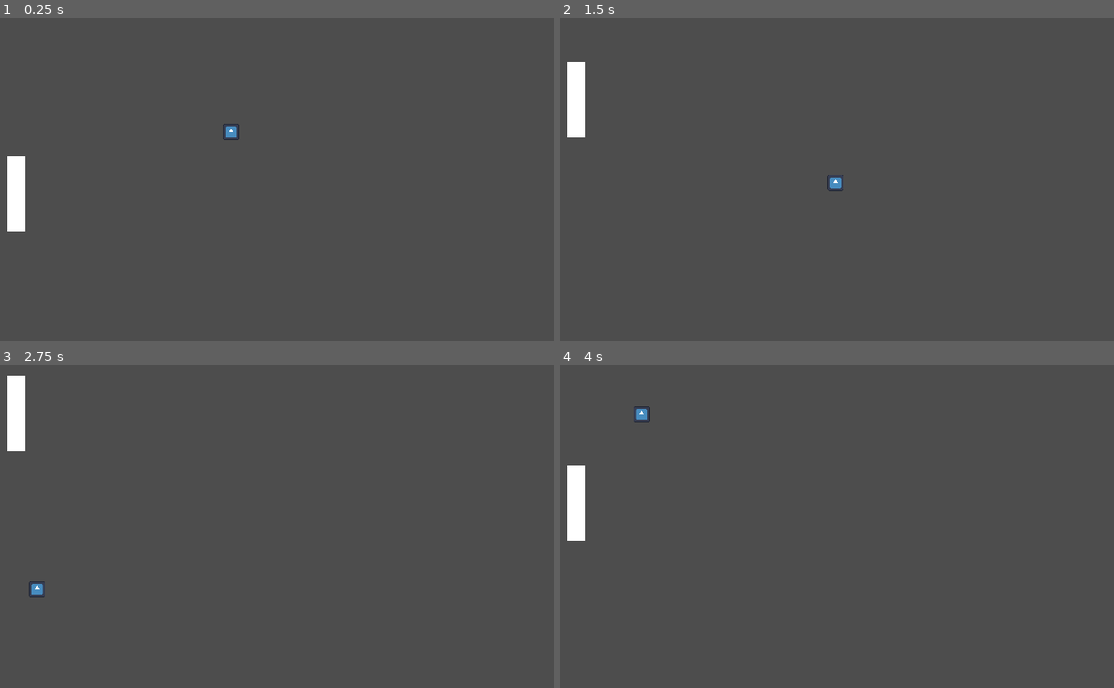
Above: before the commit, frames 1-4 (two rows, left to right).
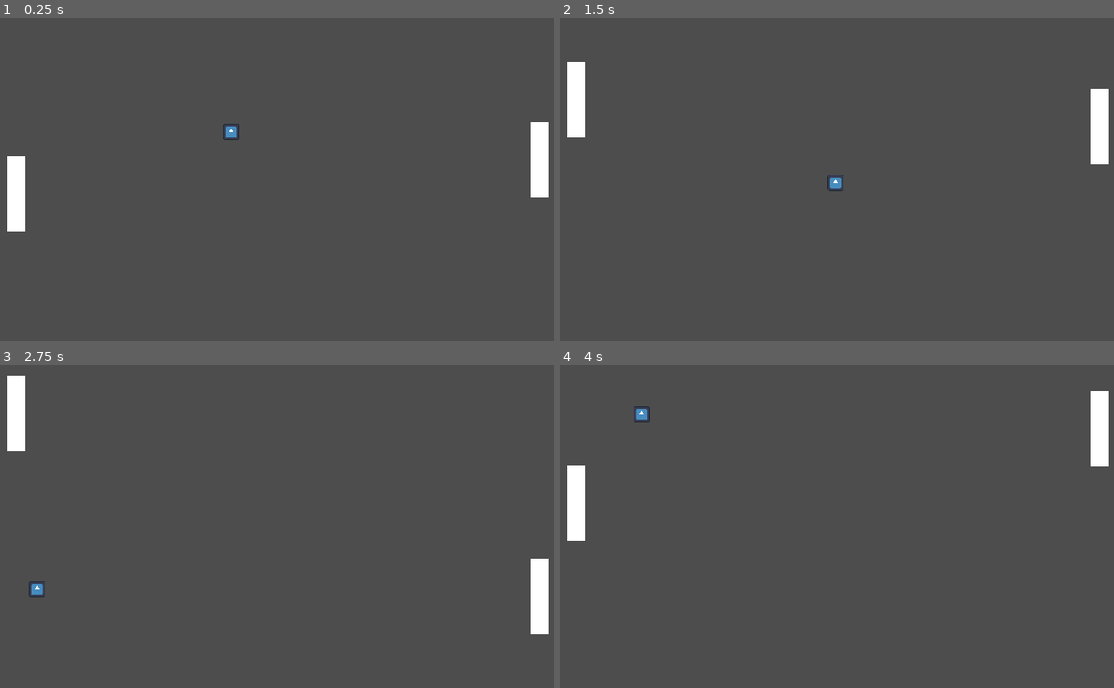
Above: after the commit, the same moments.

Repository: fabrica-santos/tennis
Game: Godot game, scene res://scene/main.tscn
Same seed, same stepped clock (60 frames per second), same inputs: the game is played once before the commit and once after it. The engine's default icon, where the game draws it, is replaced by a stand-in: a white triangle on a blue panel in a dark square.
Inputs:
- Up to frame 1 (0.25 s): no input
- Up to frame 2 (1.5 s): hold W (move_up) 0.53-1.28 s; hold S (move_down) from 1.28 s (still down)
- Up to frame 3 (2.75 s): release S (move_down) at 2.03 s; hold W (move_up) from 2.03 s (still down)
- Up to frame 4 (4 s): release W (move_up) at 3.53 s; hold S (move_down) from 3.53 s (still down)

The runs differ from the first frame. In frame 1, 0.8% of the frame differs, in the area x 95-100%, y 32-56%; in frame 2, 0.8%; in frame 3, 0.8%; in frame 4, 0.8%.

Commit message:
Added enemy AI

Diff:
--- a/scene/main.tscn
+++ b/scene/main.tscn
@@ -1,9 +1,10 @@
-[gd_scene load_steps=9 format=3 uid="uid://ia6g8wttsq76"]
+[gd_scene load_steps=10 format=3 uid="uid://ia6g8wttsq76"]
 
 [ext_resource type="Script" uid="uid://ddtlhppb3trxv" path="res://script/main.gd" id="1_brvut"]
 [ext_resource type="Script" uid="uid://esmphdxx87ex" path="res://script/ball.gd" id="1_v0l8b"]
 [ext_resource type="Texture2D" uid="uid://bekcdiia74n50" path="res://icon.svg" id="2_wp4xf"]
 [ext_resource type="Script" uid="uid://rct0qqhhase7" path="res://script/racket.gd" id="3_wp4xf"]
+[ext_resource type="Script" uid="uid://c85bsqeuia2fp" path="res://script/racket_ai.gd" id="5_0ha60"]
 
 [sub_resource type="CircleShape2D" id="CircleShape2D_brvut"]
 
@@ -43,6 +44,19 @@
 offset_right = 10.0
 offset_bottom = 42.0
 
+[node name="RacketAI" type="CharacterBody2D" parent="."]
+position = Vector2(610, 196)
+script = ExtResource("5_0ha60")
+
+[node name="CollisionShape2D" type="CollisionShape2D" parent="RacketAI"]
+shape = SubResource("RectangleShape2D_v0l8b")
+
+[node name="ColorRect" type="ColorRect" parent="RacketAI"]
+offset_left = -10.0
+offset_top = -42.0
+offset_right = 10.0
+offset_bottom = 42.0
+
 [node name="Wall" type="StaticBody2D" parent="."]
 
 [node name="CollisionShape2D" type="CollisionShape2D" parent="Wall"]
--- /dev/null
+++ b/script/racket_ai.gd
@@ -0,0 +1,13 @@
+extends CharacterBody2D
+
+var speed: float = 150
+var direction: Vector2 = Vector2.ZERO
+
+@onready var ball: CharacterBody2D = $"../Ball"
+
+
+func _physics_process(delta: float) -> void:
+	direction.y = global_position.direction_to(ball.global_position).y
+	direction = direction.normalized()
+	velocity = direction * speed
+	move_and_slide()
Not shown, added: script/racket_ai.gd.uid
